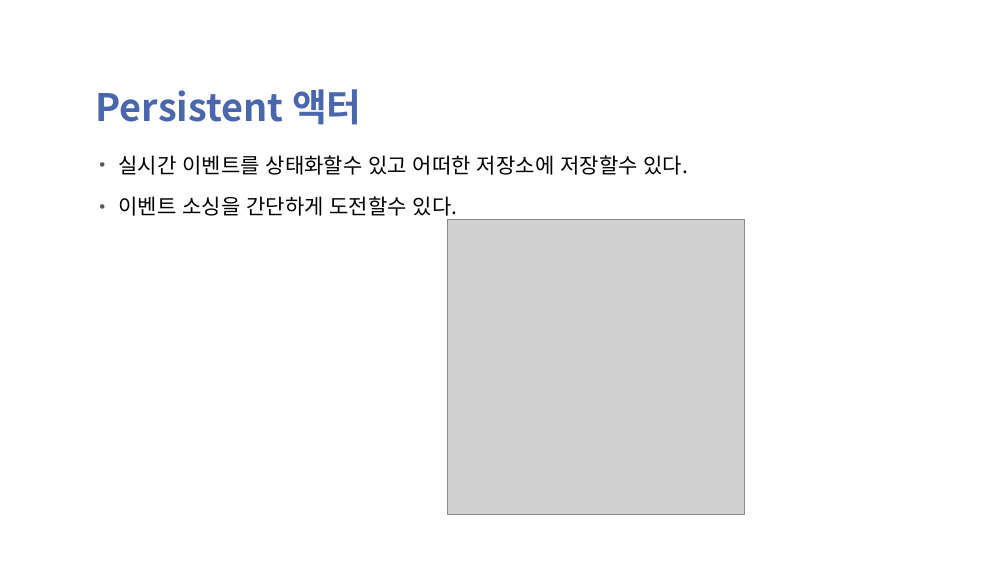
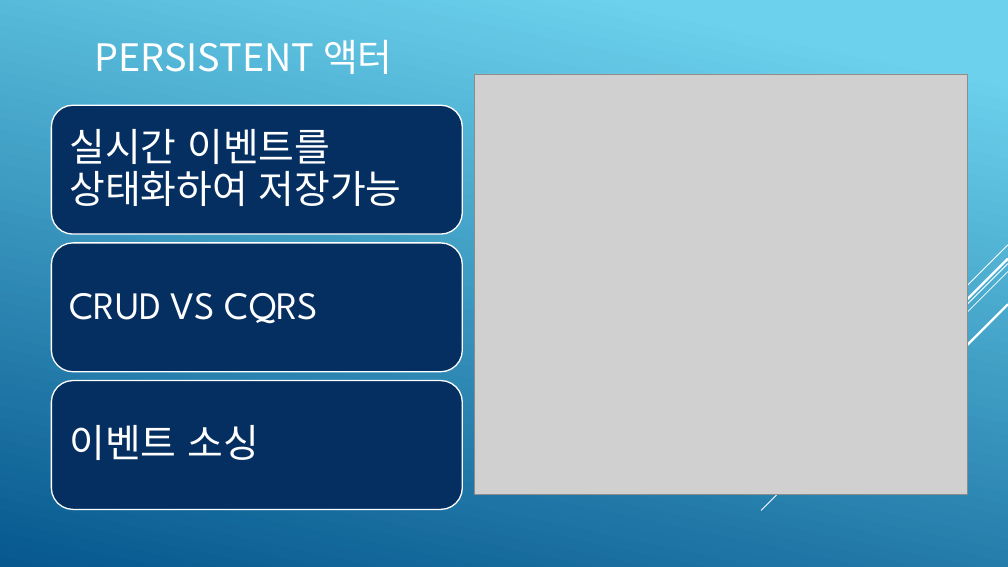
Before and after one commit to psmon/AkkaForNetCore, a slide deck: slide 13 of Doc/AKKA Introduce.pptx. Drawn at 1008x567 pixels with LibreOffice and Linux fonts; fonts in the diff are those of the drawing; grey boxes stand for pictures; background and template pictures are left out. Boxes give left, top, right and bottom in pixels: in the first picture for what was removed or moved away, otherwise in the second. Text is boxed around its words. In the diff, an @@ line names an element or a change of style, - is before the commit and + after.

```diff
--- a/Doc/AKKA Introduce.pptx
+++ b/Doc/AKKA Introduce.pptx
@@ background picture (left out) to gradient #6ED2EB to #06588E @@
@@ title "PERSISTENT 액터" at [95,39,393,74]: vertical alignment bottom to middle @@
@@ title at [95,39,393,74]: text changed; text colour #4A66AC to #FFFFFF; bold off @@
-Persistent 액터
+PERSISTENT 액터
@@ picture: place and size @@
-picture at [448,220,745,515]
+picture at [474,74,967,495]
@@ text removed at [118,155,689,216] @@
-• 실시간 이벤트를 상태화할수 있고 어떠한 저장소에 저장할수 있다.
-• 이벤트 소싱을 간단하게 도전할수 있다.
@@ group added at [761,245,1008,510]: 5 lines @@
@@ group added at [51,105,462,509]: 3 rounded rectangles, 3 texts @@
+실시간 이벤트를 상태화하여 저장가능
+CRUD VS CQRS
+이벤트 소싱
```
Also in this commit, not shown: 21 other slides changed.
